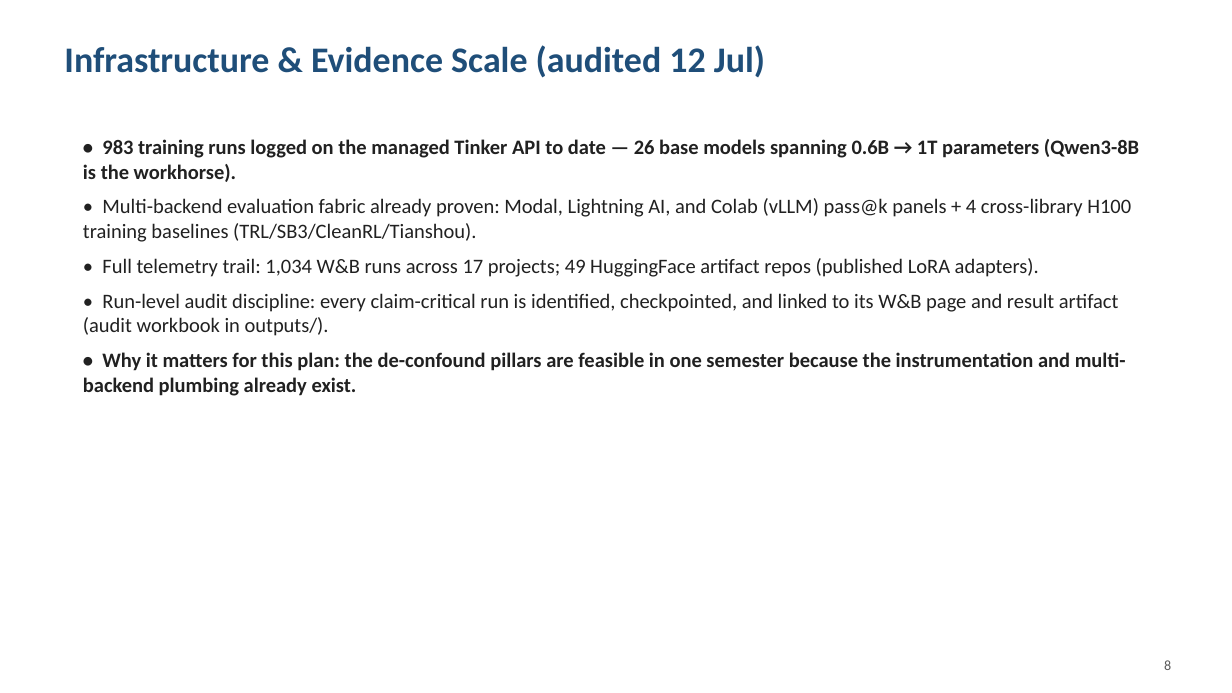
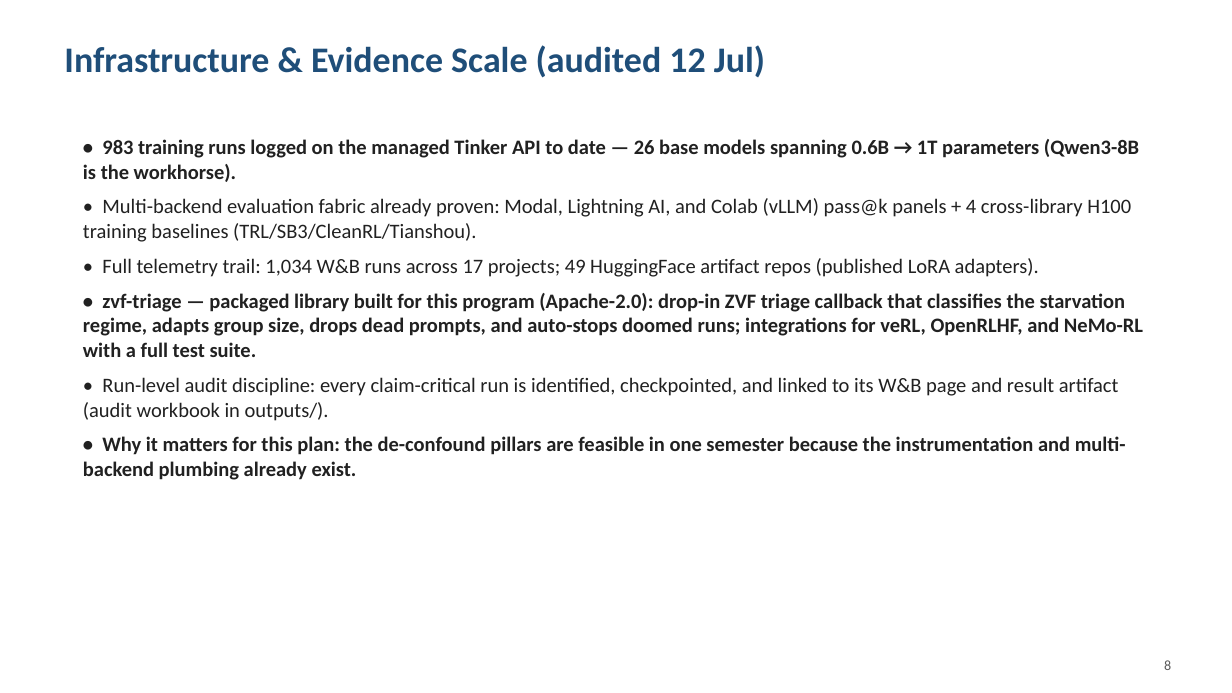
Before and after one commit to arvindcr4/tinker-rl-lab, a slide deck: slide 8 of outputs/PESU_MTech_Phase1_Session1_Review_ArvindCR.pptx. Drawn at 1232x693 pixels with LibreOffice and Linux fonts; fonts in the diff are those of the drawing. Boxes give left, top, right and bottom in pixels: in the first picture for what was removed or moved away, otherwise in the second. Text is boxed around its words. In the diff, an @@ line names an element or a change of style, - is before the commit and + after.

```diff
--- a/outputs/PESU_MTech_Phase1_Session1_Review_ArvindCR.pptx
+++ b/outputs/PESU_MTech_Phase1_Session1_Review_ArvindCR.pptx
@@ text at (83, 293, 1143, 357): paragraph added @@
+• zvf-triage — packaged library built for this program (Apache-2.0): drop-in ZVF triage callback that classifies the starvation regime, adapts group size, drops dead prompts, and auto-stops doomed runs; integrations for veRL, OpenRLHF, and NeMo-RL with a full test suite.
```
Also in this commit, not shown: 1 other file.
